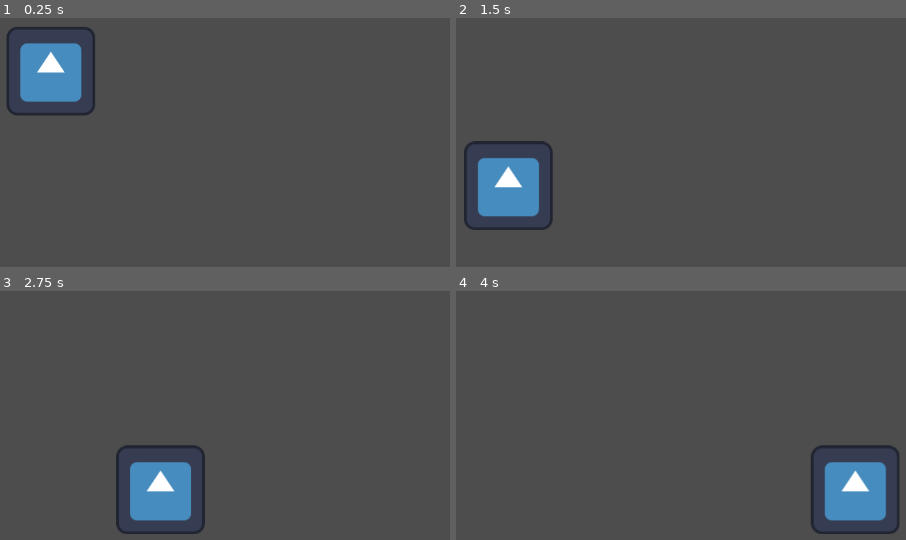
Above: before the commit, frames 1-4 (two rows, left to right).
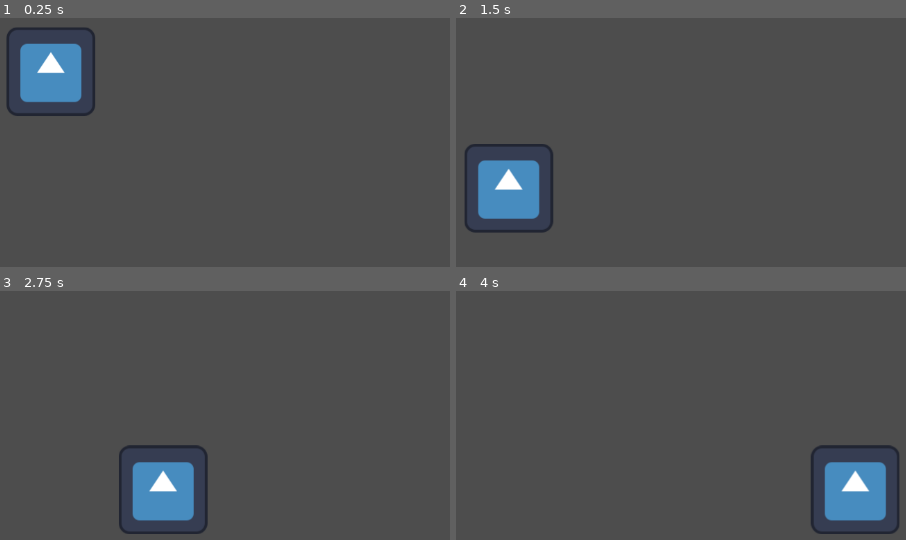
Above: after the commit, the same moments.

Repository: gg-jjg/mini-jame-gam-48
Game: Godot game, scene res://scenes/test_room.tscn
The game is run twice, just before and just after one commit, with the same random seed, the same clock (stepped at 60 frames per second) and the same inputs. The engine's default icon, where the game draws it, is replaced by a stand-in: a white triangle on a blue panel in a dark square.
Inputs (mouse positions are in pixels of both pictures, inside the frame that each line leads up to):
- Up to frame 1 (0.25 s): no input
- Up to frame 2 (1.5 s): move the mouse to (474, 144) at 0.52 s; press the mouse at (474, 144) at 0.53 s; move the mouse to (753, 122) at 1.27 s; release the mouse at (753, 122) at 1.28 s; click (753, 122) at 1.35 s
- Up to frame 3 (2.75 s): move the mouse to (outside the picture) at 2.02 s; press the mouse at (outside the picture) at 2.03 s
- Up to frame 4 (4 s): move the mouse to (555, 328) at 2.77 s; release the mouse at (555, 328) at 2.78 s; click (555, 328) at 2.85 s; move the mouse to (outside the picture) at 3.52 s; press the mouse at (outside the picture) at 3.53 s

The runs differ from the first frame. In frame 1, 0.1% of the frame differs, in the area x 4-18%, y 10-34%; in frame 2, 1.2%; in frame 3, 1.3%, in the area x 25-47%, y 61-98%; in frame 4, nothing differs.

Commit message:
Player_move.gd refactor '_process' method, rename variables for clarity.

Diff:
--- a/scripts/GameManager.gd
+++ b/scripts/GameManager.gd
@@ -1,10 +1,13 @@
 extends Node
 
-var gravity = "V"
+var gesture = "V"
+var gesture_map = {
+	"Λ": Vector2.UP,
+	"V": Vector2.DOWN,
+	"<": Vector2.LEFT,
+	">": Vector2.RIGHT
+}
 
-func set_gravity(val):
-	print("Setting the gravity: ", val)
-	gravity = val
-
-func get_gravity():
-	return gravity
+func set_gesture(val):
+	print("Setting the gesture: ", val)
+	gesture = val
--- a/scripts/Pen.gd
+++ b/scripts/Pen.gd
@@ -25,8 +25,7 @@
 		points.append(event.position)
 
 		var three_points = get_three_points(points)
-		var gesture = detect_gesture(three_points)
-		GameManager.set_gravity(gesture)
+		GameManager.set_gesture(detect_gesture(three_points))
 
 		draw_three_points(three_points)
 		#print('Write: end')
--- a/scripts/Player_Move.gd
+++ b/scripts/Player_Move.gd
@@ -1,83 +1,59 @@
 extends CharacterBody2D
 
-var grav_dir:Vector2 = Vector2.DOWN
-var grav_const:float = 9.8
-var grav_scale:float = 10
-var gravity:float = 0
-var gravity2:float = 0
-var lastSaved = [Vector2.ZERO, Vector2.ZERO]
+var GRAVITY:float = 9.8
+var SCALE:float = 10
+
+var grav_vect:Vector2 = Vector2.DOWN
+var speed_x:float = 0
+var speed_y:float = 0
+var last_saved = [Vector2.ZERO, Vector2.ZERO]
 var speed = 500
 
-#@onready var grounded:bool = false
 @onready var ray = $RayCast2D
+#@onready var grounded:bool = false # Does this need to exist?
 
-func _ready():
-	up_direction=Vector2.UP
 
 func _physics_process(delta):
-	up_direction=-grav_dir
+	ray.target_position = grav_vect*70
+	up_direction=-grav_vect
 
-	ray.target_position = grav_dir*70
-	#velocity= get_input() + grav_dir * gravity
-	var velx = 0
-	var vely = 0
+	var vel_x = 0
+	var vel_y = 0
 
+	if is_on_ceiling():
+		speed_y = 1
+		speed_x = 1
+	if is_on_floor():
+		speed_x = 0
+		speed_y = 0
+	else:
+		if(grav_vect == Vector2.RIGHT || grav_vect == Vector2.LEFT):
+			vel_x = grav_vect.x*speed_x
+			vel_y = velocity.y
+			speed_x += GRAVITY*SCALE/60
+		if(grav_vect == Vector2.UP || grav_vect == Vector2.DOWN):
+			vel_x = velocity.x
+			vel_y = grav_vect.y*speed_y
+			speed_y += GRAVITY*SCALE/60
 
+	velocity = Vector2(vel_x,vel_y)
 	move_and_slide()
-	if is_on_floor():
-		gravity = 0
-		gravity2 = 0
-	else:
-		if(grav_dir == Vector2.RIGHT || grav_dir == Vector2.LEFT):
-			velx = grav_dir.x*gravity2
-			vely = velocity.y
-			gravity2 += grav_const*grav_scale/60
-		if(grav_dir == Vector2.UP || grav_dir == Vector2.DOWN):
-			velx = velocity.x
-			vely = grav_dir.y*gravity
-			gravity += grav_const*grav_scale/60
-	velocity = Vector2(velx,vely)
-	if is_on_ceiling():
-		gravity = 1
-		gravity2 = 1
-	#if collision:
-		#print("Collided")
-		#gravity = 0
-	#if ray.is_colliding():
-		#print("yup")
-		#gravity = 0
-	#if !ray.is_colliding():
-		#print ("nope")
 
 func _process(delta):
-	var gm_gravity = GameManager.get_gravity()
+	var gesture = GameManager.gesture
+	grav_vect = GameManager.gesture_map[gesture]
 
-	if gm_gravity == "Λ":
-		if(lastSaved[0] == Vector2.DOWN):
-			gravity = -gravity
-		grav_dir = Vector2.UP
-		lastSaved[0] = grav_dir
-		gravity += 1
+	match gesture:
+		"Λ", "V":
+			if (gesture == "Λ" and last_saved[0] == Vector2.DOWN) || (gesture == "V" and last_saved[0] == Vector2.UP):
+				speed_y *= -1
+			last_saved[0] = grav_vect
+			speed_y += 1
+		"<", ">":
+			if (gesture == "<" and last_saved[1] == Vector2.RIGHT) || (gesture == ">" and last_saved[1] == Vector2.LEFT):
+				speed_x *= -1
+			last_saved[1] = grav_vect
+			speed_x += 1
 
-	if gm_gravity == "V":
-		if(lastSaved[0] == Vector2.UP):
-			gravity = -gravity
-		grav_dir = Vector2.DOWN
-		lastSaved[0] = grav_dir
-		gravity += 1
-
-	if gm_gravity == "<":
-		if(lastSaved[1] == Vector2.RIGHT):
-			gravity2 = -gravity2
-		grav_dir = Vector2.LEFT
-		lastSaved[1] = grav_dir
-		gravity2 += 1
-
-	if gm_gravity == ">":
-		if(lastSaved[1] == Vector2.LEFT):
-			gravity2 = -gravity2
-		grav_dir = Vector2.RIGHT
-		lastSaved[1] = grav_dir
-		gravity2 += 1
-
-	#print(gravity,gravity2)
+	#print("speed_x: ", speed_x)
+	#print("speed_y: ", speed_y)
